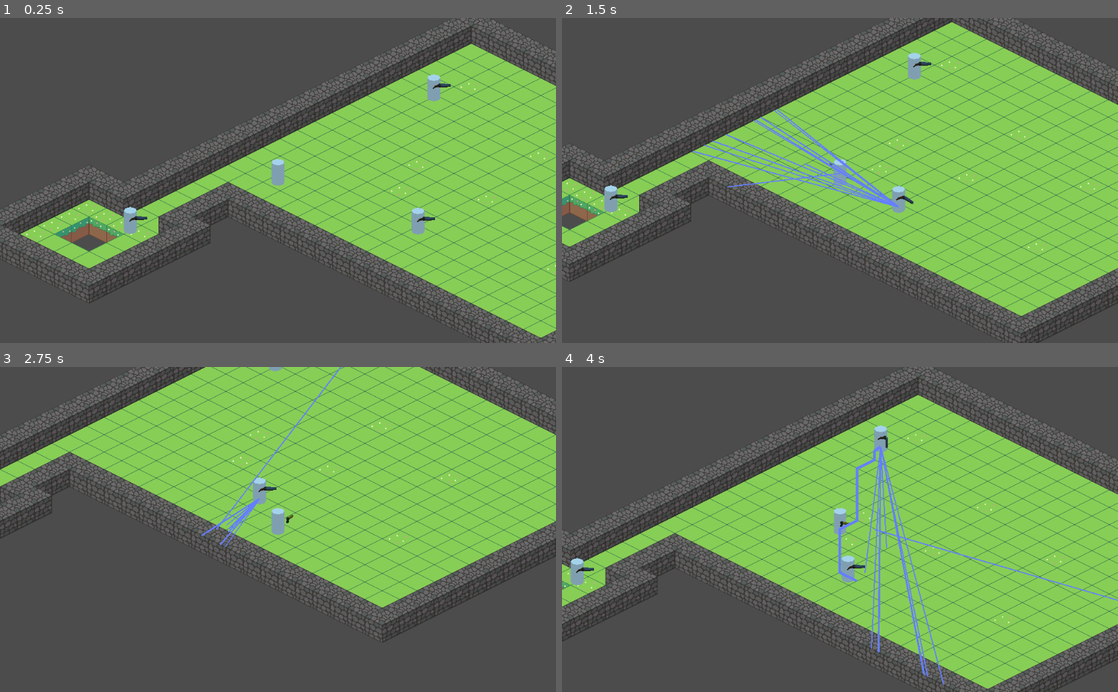
Above: before the commit, frames 1-4 (two rows, left to right).
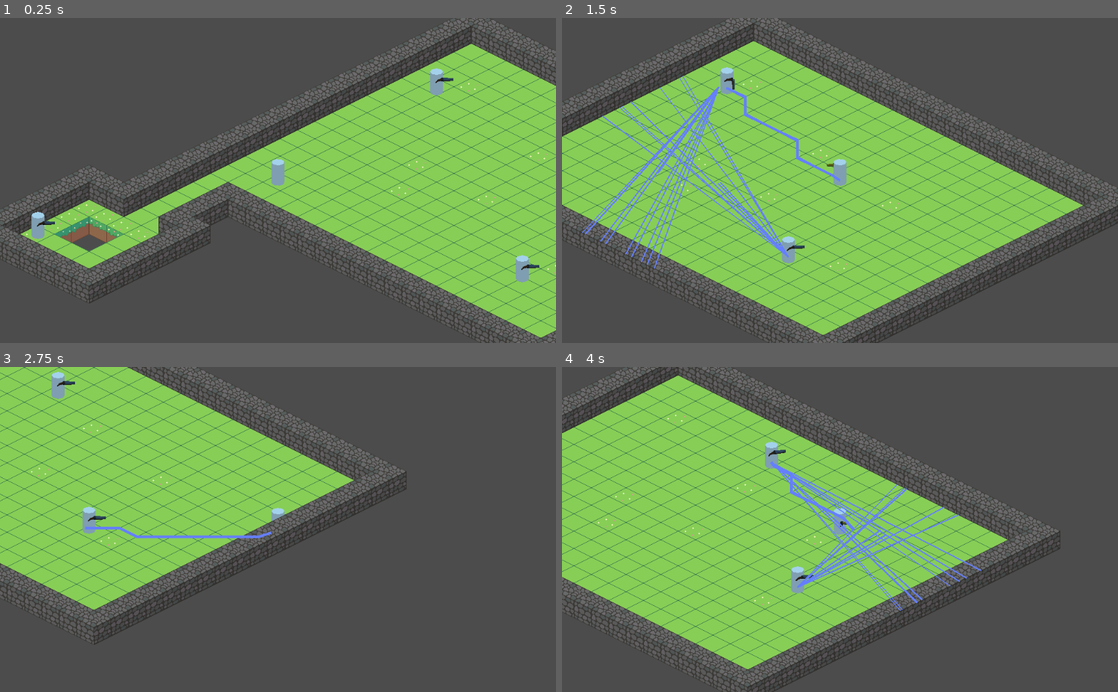
Above: after the commit, the same moments.

Repository: Big-Incorporated/biglike
Game: Godot game, scene res://main.tscn
Same seed, same stepped clock (60 frames per second), same inputs: the game is played once before the commit and once after it.
Inputs (mouse positions are in pixels of both pictures, inside the frame that each line leads up to):
- Up to frame 1 (0.25 s): no input
- Up to frame 2 (1.5 s): tap Enter at 0.5 s; move the mouse to (962, 164) at 0.52 s; hold D 0.53-1.28 s; hold Shift 0.53-1.28 s; click (962, 164) at 0.67 s; move the mouse to (728, 196) at 1.27 s; hold S from 1.28 s (still down); tap Shift at 1.35 s; click (728, 196) at 1.42 s
- Up to frame 3 (2.75 s): move the mouse to (333, 458) at 2.02 s; release S at 2.03 s; hold D from 2.03 s (still down); hold Shift from 2.03 s (still down); click (333, 458) at 2.17 s
- Up to frame 4 (4 s): move the mouse to (812, 594) at 2.77 s; release D at 2.78 s; release Shift at 2.78 s; hold W 2.78-3.53 s; tap Shift at 2.85 s; click (812, 594) at 2.92 s; move the mouse to (1006, 578) at 3.52 s; hold A from 3.53 s (still down); hold Shift from 3.53 s (still down); click (1006, 578) at 3.67 s

The runs differ from the first frame. In frame 1, 1.1% of the frame differs, in the area x 5-97%, y 15-82%; in frame 2, 57%; in frame 3, 54%; in frame 4, 60%, in the area x 0-100%, y 0-100%.
Error in both runs: Invalid get index '0' (on base: 'PoolVector2Array'). (res://Shotgunner.gd:62)

Commit message:
improved movement, fixed some stuff (i think)

Diff:
--- a/Enemy.gd
+++ b/Enemy.gd
@@ -22,10 +22,10 @@
 var AttackState = State.new()
 var ChaseState = State.new()
 
+onready var globalplayer = get_node("/root/GlobalPlayer").get_player()
 
 func _attack():
 	pass
-
 
 var currentPointIndex = 0
 
@@ -71,6 +71,7 @@
 	pass
 
 func _ready():
+	add_to_group("enemies")
 
 	if !is_connected("damaged",self,"_on_EnemyBody_damaged"):
 		connect("damaged",self,"_on_EnemyBody_damaged")
@@ -84,19 +85,41 @@
 	ChaseState.init(self,"_aistate_chase_begin","_aistate_chase_update","_aistate_chase_end")
 	AttackState.init(self,"_aistate_attack_begin","_aistate_attack_update","_aistate_attack_end")
 
-	Target = get_node("/root/GlobalPlayer").get_player()
+	Target = globalplayer
 
 	AIStateMachine.change_state(IdleState)
 
 func _process(delta):
-	if !is_instance_valid(Target):
-		Target = null
+	if is_instance_valid(Target):
+		if !Target.is_inside_tree():
+			Target = globalplayer
+	elif !is_instance_valid(Target):
+		Target = globalplayer
+	if  !is_instance_valid(globalplayer):
+		get_parent().remove_child(self)
+	elif !globalplayer.is_inside_tree():
+		get_parent().remove_child(self)
 
 func _physics_process(_delta):
 	AIStateMachine.update_state()
 
-func set_target(object: Damageable):
+func set_target(object):
 	Target = object
 
 func _on_EnemyBody_damaged():
 	AIStateMachine.change_state(ChaseState)
+
+func nocollide_player():
+	add_collision_exception_with(globalplayer)
+
+func collide_player():
+	remove_collision_exception_with(globalplayer)
+
+func die():
+	if IdleState != null:
+		IdleState.destroy()
+	if AttackState != null:
+		AttackState.destroy()
+	if ChaseState != null:
+		ChaseState.destroy()
+	.die()
--- a/Player.gd
+++ b/Player.gd
@@ -14,6 +14,15 @@
 onready var invmodels: Array = []
 var inventoryindex: int
 
+enum state {WALK,ROLL}
+var currentstate
+
+var RollTimer: Timer
+
+var rolltime = 0.2
+var rollcooldown = 0.5 #IMPLEMENT NEXT
+var speed = 30
+
 onready var ModelBase = $Model/Viewport/model/base
 
 func swap_weapon():
@@ -22,8 +31,25 @@
 	ModelBase.add_child(invmodels[inventoryindex])
 	inventory[inventoryindex].getAnim()
 
+func _roll():
+	if RollTimer.time_left > 0:
+		return
+	currentstate = state.ROLL
+	get_tree().call_group("enemies","nocollide_player")
+	yield(get_tree().create_timer(rolltime),"timeout")
+	get_tree().call_group("enemies","collide_player")
+	currentstate = state.WALK
+	RollTimer.start()
+
 # Called when the node enters the scene tree for the first time.
 func _ready():
+
+	RollTimer = Timer.new()
+	RollTimer.wait_time = rollcooldown
+	RollTimer.one_shot = true
+	add_child(RollTimer)
+
+	currentstate = state.WALK
 	get_node("/root/GlobalPlayer").set_player(self)
 	movementVector = Vector2(0,0)
 	camera = $Camera2D
@@ -36,25 +62,12 @@
 	swap_weapon()
 
 func _input(event):
-	if event is InputEventKey:
-		if !event.echo:
-			if event.pressed:
-				match event.scancode:
-					KEY_W: movementVector.y -= 5
-					KEY_S: movementVector.y += 5
-					KEY_A: movementVector.x -= 5
-					KEY_D: movementVector.x += 5
-			else:
-				match event.scancode:
-					KEY_W: movementVector.y += 5
-					KEY_S: movementVector.y -= 5
-					KEY_A: movementVector.x += 5
-					KEY_D: movementVector.x -= 5
-	elif event is InputEventMouseButton:
+	if event is InputEventMouseButton:
 		if event.pressed:
 			match event.button_index:
 				BUTTON_LEFT:
-					inventory[inventoryindex].shoot()
+					if currentstate != state.ROLL:
+						inventory[inventoryindex].shoot()
 				BUTTON_WHEEL_UP:
 					if inventoryindex >0:
 						inventoryindex-=1
@@ -68,8 +81,36 @@
 						inventoryindex = 0
 					swap_weapon()
 func _process(_delta):
-	ModelBase.rotation.y = -get_angle_to(get_global_mouse_position())
+	if currentstate != state.ROLL:
+		movementVector = Vector2()
+		if Input.is_key_pressed(KEY_W):
+			movementVector.y -= 1
+		if Input.is_key_pressed(KEY_S):
+			movementVector.y += 1
+		if Input.is_key_pressed(KEY_A):
+			movementVector.x -= 1
+		if Input.is_key_pressed(KEY_D):
+			movementVector.x += 1
+		movementVector = movementVector.normalized()*speed
+		if Input.is_key_pressed(KEY_SHIFT):
+			_roll()
+
+	match currentstate:
+		state.WALK:
+			ModelBase.rotation.y = -get_angle_to(get_global_mouse_position())
 
 
 func _physics_process(delta):
-	move_and_slide(movementVector*BaseSpeed)
+	match currentstate:
+		state.WALK:
+			move_and_slide(movementVector*10)
+		state.ROLL:
+			move_and_slide(movementVector*30)
+
+func die():
+	get_tree().call_group("enemies", "queue_free")
+	print("player die")
+	for n in range(0,inventory.size()):
+		inventory[n].queue_free()
+		invmodels[n].queue_free()
+	.die()
--- a/Shotgunner.gd
+++ b/Shotgunner.gd
@@ -7,3 +7,6 @@
 
 func _attack():
 	$Shotgun.shoot()
+
+func die():
+	$Shotgun.queue_free()
--- a/State.gd
+++ b/State.gd
@@ -28,3 +28,6 @@
 	begin_state = funcref(object,func1)
 	update_state = funcref(object,func2)
 	exit_state = funcref(object,func3)
+
+func destroy():
+	queue_free()
--- a/damageable.gd
+++ b/damageable.gd
@@ -13,6 +13,12 @@
 signal healed
 signal died
 
+func die():
+	queue_free()
+
+func _exit_tree():
+	die()
+
 func damage(var amount:int):
 	CurrentHealth -= amount
 	emit_signal("damaged")
@@ -20,7 +26,7 @@
 		CurrentHealth = 0
 		alive = false
 		emit_signal("died")
-		queue_free()
+		get_parent().remove_child(self)
 
 func heal(var amount:int):
 	CurrentHealth += amount
--- a/main.tscn
+++ b/main.tscn
@@ -35,16 +35,17 @@
 [node name="PlayerBody" parent="Navigation2D/YSort" instance=ExtResource( 5 )]
 
 [node name="EnemyBody" parent="Navigation2D/YSort" instance=ExtResource( 2 )]
+position = Vector2( -94, -82 )
 AttackRange = 20.0
 ChaseRange = 40.0
 
 [node name="EnemyBody2" parent="Navigation2D/YSort" instance=ExtResource( 2 )]
-position = Vector2( 635, -336 )
+position = Vector2( 640, -347 )
 AttackRange = 20.0
 ChaseRange = 40.0
 
 [node name="EnemyBody3" parent="Navigation2D/YSort" instance=ExtResource( 2 )]
-position = Vector2( 606, -90 )
+position = Vector2( 798, -2 )
 AttackRange = 20.0
 ChaseRange = 40.0
 
--- a/models/enemies/Shotgunner/ShotgunnerFull.tscn
+++ b/models/enemies/Shotgunner/ShotgunnerFull.tscn
@@ -23,7 +23,7 @@
 position = Vector2( 0, -1 )
 shape = SubResource( 12 )
 
-[node name="Model" type="Node2D" parent="." instance=ExtResource( 3 )]
+[node name="Model" parent="." instance=ExtResource( 3 )]
 position = Vector2( 0, -14 )
 
 [node name="Shotgun" type="Node2D" parent="."]
@@ -31,3 +31,4 @@
 pelletdamage = 1
 
 [connection signal="damaged" from="." to="." method="_on_EnemyBody_damaged"]
+[connection signal="died" from="." to="." method="_on_EnemyBody_died"]
--- a/models/enemies/Shotgunner/shotgunner.tscn
+++ b/models/enemies/Shotgunner/shotgunner.tscn
@@ -16,6 +16,7 @@
 own_world = true
 world = SubResource( 1 )
 transparent_bg = true
+hdr = false
 render_target_v_flip = true
 render_target_update_mode = 3
 
--- a/models/players/PlayerModel.tscn
+++ b/models/players/PlayerModel.tscn
@@ -15,6 +15,8 @@
 own_world = true
 world = SubResource( 16 )
 transparent_bg = true
+handle_input_locally = false
+hdr = false
 render_target_v_flip = true
 render_target_update_mode = 3
 
--- a/pistol.gd
+++ b/pistol.gd
@@ -5,9 +5,6 @@
 var damage:int = 3
 
 var parent: Node2D
-
-var ModelScene
-
 
 func _ready():
 	set_weapon_info(damage,60,7)
--- a/project.godot
+++ b/project.godot
@@ -82,6 +82,14 @@
 
 GlobalPlayer="*res://global_player.gd"
 
+[editor]
+
+main_run_args="--verbose"
+
+[editor_plugins]
+
+enabled=PoolStringArray( "res://addons/terminal/plugin.cfg" )
+
 [input]
 
 ui_accept={
--- a/shotgun.gd
+++ b/shotgun.gd
@@ -7,7 +7,6 @@
 
 
 var parent: Node2D
-var ModelScene
 
 func _ready():
 	set_weapon_info(13,50,1)
--- a/weapon.gd
+++ b/weapon.gd
@@ -9,6 +9,7 @@
 onready var globalplayer = get_node("/root/GlobalPlayer").get_player()
 var Anim:AnimationPlayer
 
+var ModelScene
 var InClip: int
 
 func getAnim():
